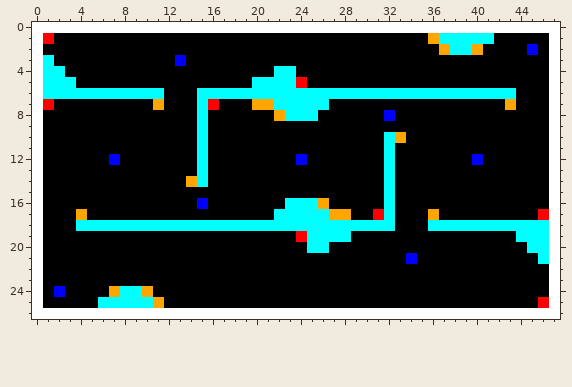
A pixel-art sprite gets an edit: GlobalGameJam2014/GlobalGameJam2014Content/Levels/level10.png. Above is the file before it was changed.
The file is 48x27 pixels.
The result:
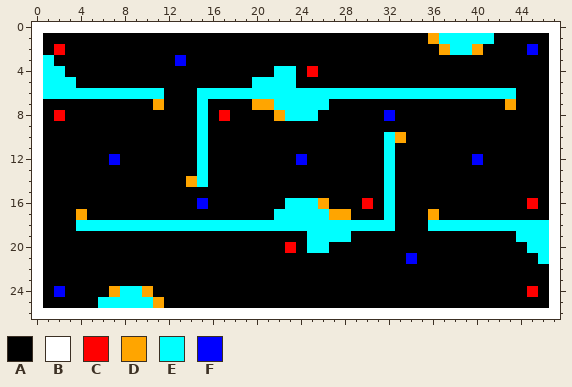
Palette (. is transparent): A #000000  B #ffffff  C #ff0000  D #ffa500  E #00ffff  F #0000ff
Message: Fixed a bug on level 10 by moving spawn points. Possibly still a bug.
Edits made:
Changed rows in their new state; - is an unchanged pixel.
first column x 1:
 1 A------------------------
 2 -C-----------------------
 4 ------------------------C
 5 -----------------------A-
 7 A--------------A---------
 8 -C--------------C--------
first column x 23:
16 -------C--------------C-
17 --------A--------------A
19 -A----------------------
20 C-----------------------
first column x 45:
24 C-
25 -A
